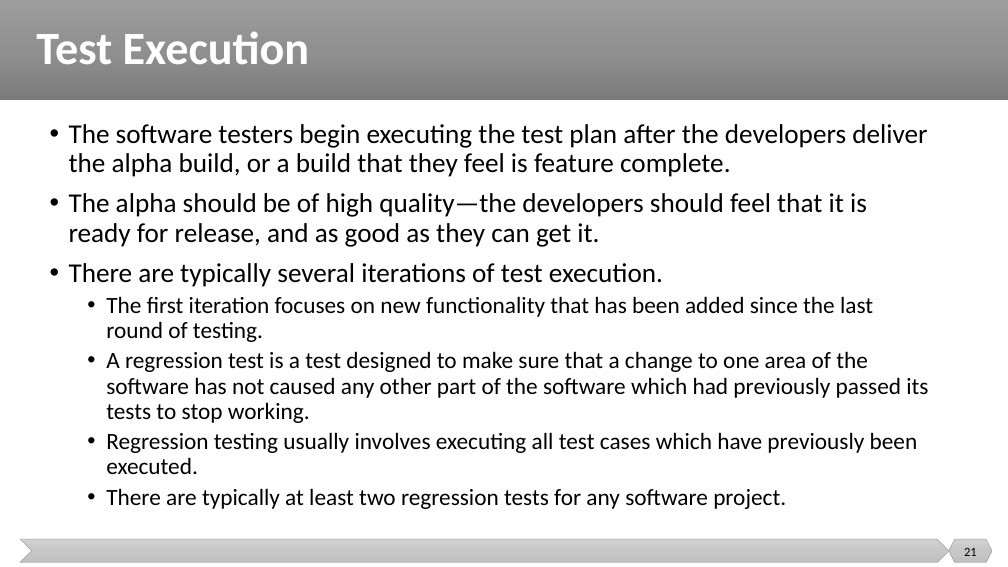
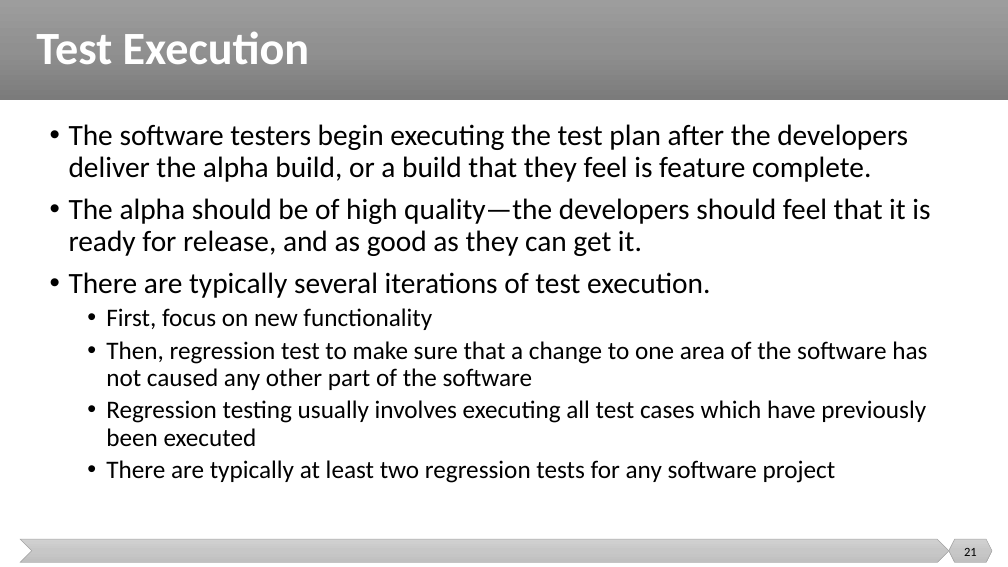
Before and after one commit to malenezi/malenezi, a slide deck: slide 21 of SE401/Lectures/6-Unit Testing and Junit/Test Cases.pptx. Drawn at 1008x567 pixels with LibreOffice and Linux fonts; fonts in the diff are those of the drawing. Boxes give left, top, right and bottom in pixels: in the first picture for what was removed or moved away, otherwise in the second. Text is boxed around its words. In the diff, an @@ line names an element or a change of style, - is before the commit and + after.

```diff
--- a/SE401/Lectures/6-Unit Testing and Junit/Test Cases.pptx
+++ b/SE401/Lectures/6-Unit Testing and Junit/Test Cases.pptx
@@ text at (69, 124, 930, 298): size 25.9 to 28 pt in "The software testers begin executing the test ...", "The alpha should be of high quality—the ...", "There are typically several iterations of test ..." @@
@@ text at (106, 308, 927, 483): text changed; size 22.2 to 24 pt @@
-  • The first iteration focuses on new functionality that has been added since the last round of testing.
-  • A regression test is a test designed to make sure that a change to one area of the software has not caused any other part of the software which had previously passed its tests to stop working.
-  • Regression testing usually involves executing all test cases which have previously been executed.
-  • There are typically at least two regression tests for any software project.
+  • First, focus on new functionality
+  • Then, regression test to make sure that a change to one area of the software has not caused any other part of the software
+  • Regression testing usually involves executing all test cases which have previously been executed
+  • There are typically at least two regression tests for any software project
```
Also in this commit, not shown: 2 other slides changed, 1 other file.
